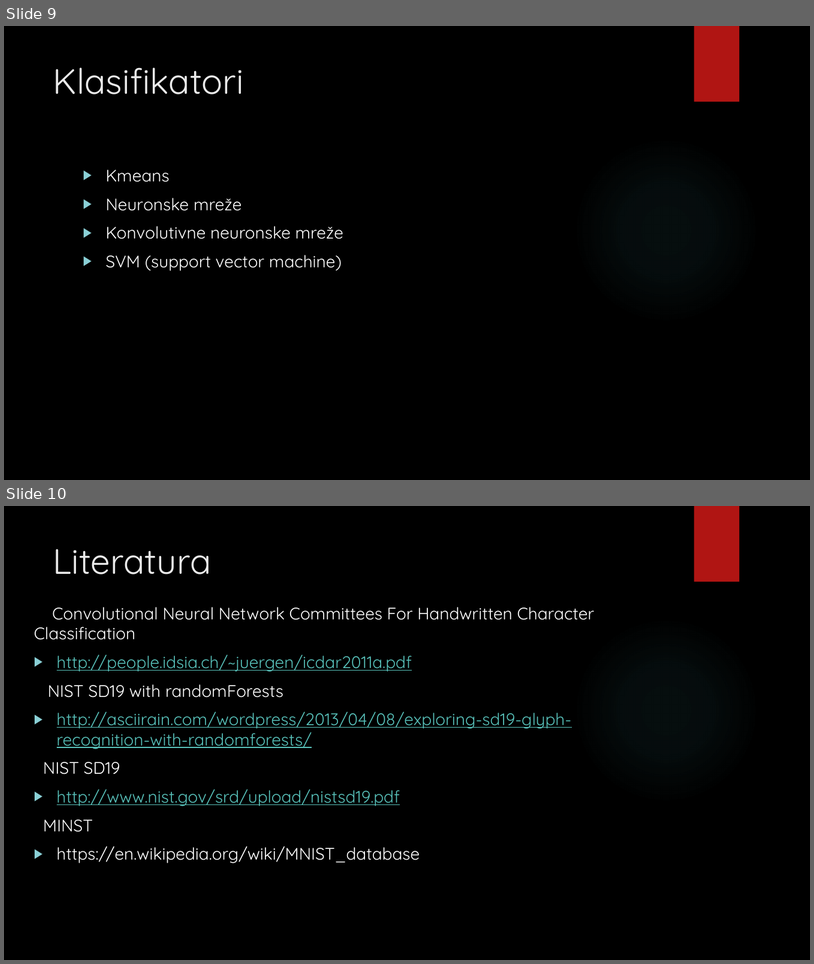
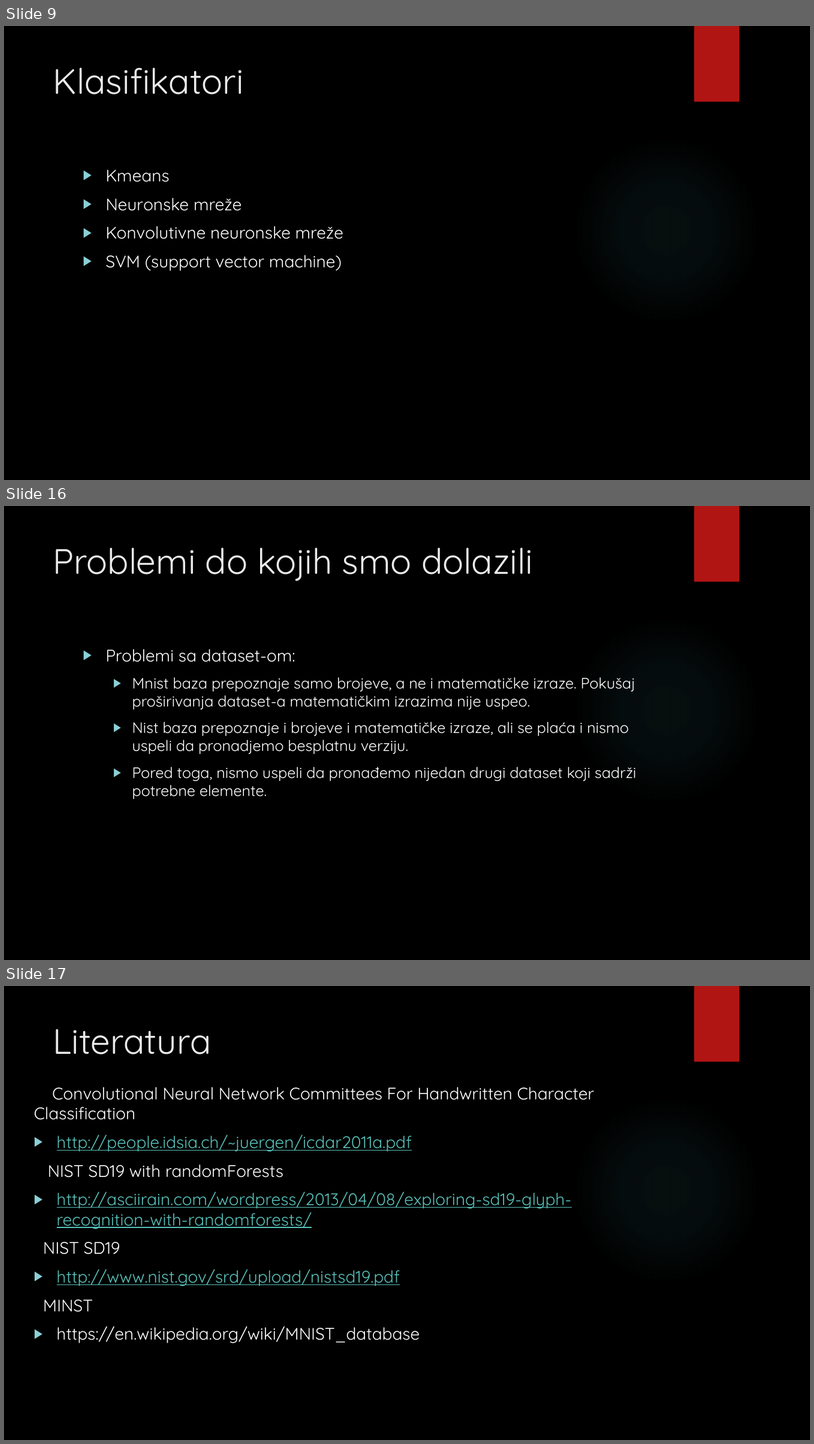
Before and after one commit to davor193/Photo-Calculator, a slide deck: photo_calculator.pptx. Shown one above the other, each under a label of ours: slides 9 and 10 before the commit, slides 9, 16 and 17 after it; the slides between them are not shown. The pictures are 814x964 and 814x1444 pixels, drawn with LibreOffice and Linux fonts; fonts in the diff are those of the drawing; background and template pictures are left out. Boxes give left, top, right and bottom in pixels: in the first picture for what was removed or moved away, otherwise in the second. Text is boxed around its words. In the diff, an @@ line names an element or a change of style, - is before the commit and + after.

```diff
--- a/photo_calculator.pptx
+++ b/photo_calculator.pptx
@@ slide 16 added at (4, 506, 810, 960), background picture (left out); not listed: 2 template elements that a slide beside it also shows @@
@@ title added at (53, 547, 533, 581), 42 pt, text #EBEBEB @@
+Problemi do kojih smo dolazili
@@ text added at (106, 649, 636, 799), 18 pt, text #FFFFFF @@
+▶ Problemi sa dataset-om:
+  ▶ Mnist baza prepoznaje samo brojeve, a ne i matematičke izraze. Pokušaj proširivanja dataset-a matematičkim izrazima nije uspeo.
+  ▶ Nist baza prepoznaje i brojeve i matematičke izraze, ali se plaća i nismo uspeli da pronadjemo besplatnu verziju.
+  ▶ Pored toga, nismo uspeli da pronađemo nijedan drugi dataset koji sadrži potrebne elemente.
@@ what was slide 10 is now slide 17 @@
```
Also in this commit, not shown: 6 other slides added.
